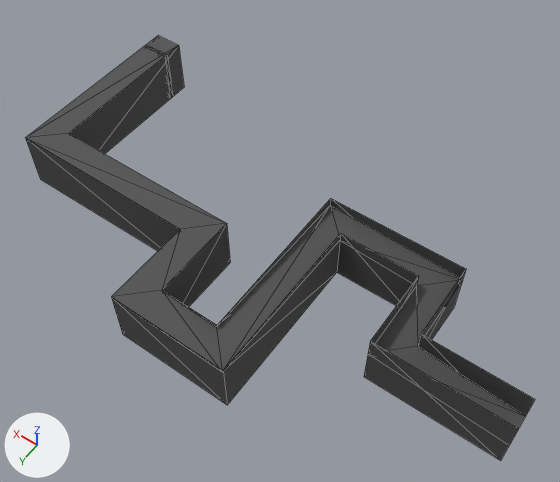
Renders of the glTF model assets/environments/hallway.glb from each side of a commit.
One viewpoint serves both versions: a 50 mm lens placed at (-49.9, 50.6, 60.5), pointed at (-23.5, 13.7, 2.6). The axes (+X, +Y, +Z) are drawn at lower left. The lights are the same throughout. Mesh edges are drawn as thin lines. Where no turn or scale is listed for an object, it has been applied to the vertices. Vertices at the same position are counted once.

The scene before the commit, as lines of its bpy script (objects in view):
```python
me_mesh_8_002 = bpy.data.meshes.new('Mesh_8.002')
me_mesh_8_002.from_pydata(...)  # 18 vertices, 16 faces; spans x -50.5..-0.5, y -9.5..16.5, z -3.0..3.0
me_mesh_8_002.materials.append(mat_wallmesh)  # dark grey #4c4c4c
# before: 1 (-0.5, -9.5, 3.0) at pixel (178, 45), 2 (-0.5, -9.5, -3.0) at pixel (184, 87)
me_mesh_8_003 = bpy.data.meshes.new('Mesh_8.003')
me_mesh_8_003.from_pydata(...)  # 18 vertices, 16 faces; spans x -53.0..0.0, y -9.5..19.5, z -3.0..0.0
me_mesh_8_003.materials.append(mat_ceiling)  # dark grey #515151
me_mesh_8_005 = bpy.data.meshes.new('Mesh_8.005')
me_mesh_8_005.from_pydata(...)  # 18 vertices, 16 faces; spans x -43.0..10.0, y -20.0..9.0, z -3.0..3.0
me_mesh_8_005.materials.append(mat_wallmesh)  # dark grey #4c4c4c
ob_mesh_8_001 = bpy.data.objects.new('Mesh_8.001', me_mesh_8_002)
ob_mesh_8_001.location = (0.5, 9.5, 3.0)
ob_mesh_8_002 = bpy.data.objects.new('Mesh_8.002', me_mesh_8_003)
ob_mesh_8_002.location = (3.0, 9.5, 6.0)
ob_mesh_8_004 = bpy.data.objects.new('Mesh_8.004', me_mesh_8_005)
ob_mesh_8_004.location = (-7.0, 20.0, 3.0)
```
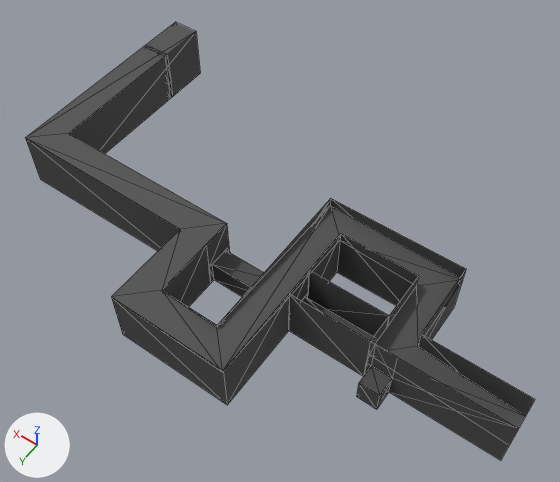
What differs and where, as boxes (x1, y1, x2, y2) in the pictures (560 x 482 px; the box of a moved part takes in the faces that stretch with it):
'Mesh_8.002', reshaped: before (26, 36, 526, 429); after (26, 22, 526, 429)
'Mesh_8.001', reshaped: before (69, 46, 535, 416); after (69, 32, 535, 416)
part 1 of me_mesh_8_002, moved or reshaped: before (69, 46, 184, 153); after (69, 32, 200, 153)
part 2 of me_mesh_8_002, built on: (162, 199, 331, 328) in both
part 3 of me_mesh_8_003, moved or reshaped: before (26, 36, 179, 138); after (26, 22, 196, 138)
part 4 of me_mesh_8_005, added (black): after (224, 233, 518, 460)

The edits, one by one:
me_mesh_8_002 is used by ob_mesh_8_001; location (0.5, 9.5, 3.0).
Verts and faces of me_mesh_8_002; kept vertices keep their numbers, new ones are numbered from 18.
me_mesh_8_002 had 18 vertices, 16 faces and spanned x -50.5..-0.5, y -9.5..16.5, z -3.0..3.0.
me_mesh_8_002 now has 30 vertices, 32 faces and spans x -50.5..-0.5, y -12.5..16.5, z -3.0..3.0.
Part 1, on me_mesh_8_002:
Vertex 1 moves to (-0.5, -12.5, 3.0), pixel (196, 31).
Vertex 2 moves to (-0.5, -12.5, -3.0), pixel (200, 73).
Part 2, on me_mesh_8_002:
4 faces are deleted.
6 vertices are added at (-20.5, 10.5, -3.0), (-20.5, 8.0, -3.0), (-20.5, 10.0, -3.0), (-26.5, 8.0, -3.0), (-26.5, 10.0, -3.0), (-20.5, 10.5, 3.0).
6 new vertices lie (0.0, 0.0, 2.5) away from vertices in x -26.5..-20.5, y 7.5..10.5, z -3.0.
20 new faces join them.
me_mesh_8_003 has 18 vertices, 16 faces and spans x -53.0..0.0, y -9.5..19.5, z -3.0..0.0.
me_mesh_8_003 is used by ob_mesh_8_002; location (3.0, 9.5, 6.0).
Part 3, on me_mesh_8_003:
Vertex 1 of me_mesh_8_003 moves from (-3.0, -9.5, 0.0) at pixel (178, 45) to (-3.0, -12.5, 0.0) at pixel (196, 31).
Vertex 2 of me_mesh_8_003 moves from (0.0, -9.5, 0.0) at pixel (158, 35) to (0.0, -12.5, 0.0) at pixel (175, 21).
me_mesh_8_005 is used by ob_mesh_8_004; location (-7.0, 20.0, 3.0).
me_mesh_8_005 had 18 vertices, 16 faces and spanned x -43.0..10.0, y -20.0..9.0, z -3.0..3.0.
me_mesh_8_005 now has 46 vertices, 58 faces and spans x -43.0..10.0, y -23.0..9.0, z -3.0..3.0.
me_mesh_8_005 part 4: 28 vertices added at x -32.5..-22.0, y -3.0..2.0, z -3.0..3.0.
